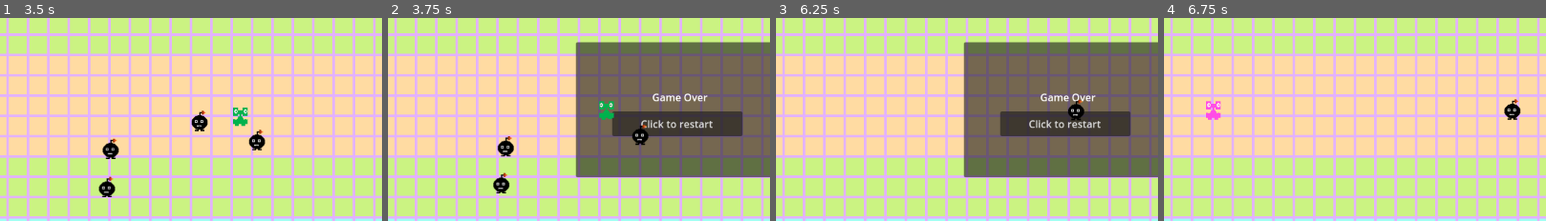
Above: before the commit, frames 1-4 (left to right).
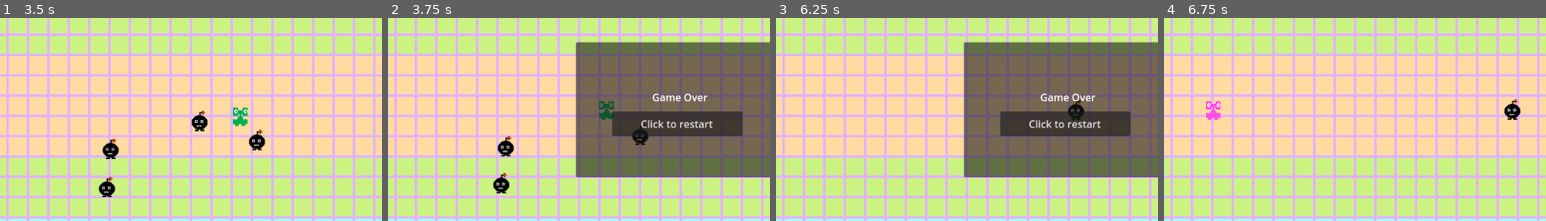
Above: after the commit, the same moments.

Repository: JaydenIvanovic/runrunrun
Game: Godot game, scene res://World.tscn
The game is run twice, just before and just after one commit, with the same random seed, the same clock (stepped at 60 frames per second) and the same inputs. The project has no main scene, so this scene is started directly.
Inputs:
- Up to frame 1 (3.5 s): hold D (move_right) 0.53-1.28 s; hold S (move_down) 1.28-2.03 s; hold D (move_right) 2.03-2.78 s; hold W (move_up) from 2.78 s (still down)
- Up to frame 2 (3.75 s): release W (move_up) at 3.53 s; hold A (move_left) from 3.53 s (still down)
- Up to frame 3 (6.25 s): release A (move_left) at 4.25 s; click "Click to restart" at 4.25 s; tap Enter at 5 s; hold A (move_left) 5.03-5.78 s; hold S (move_down) from 5.78 s (still down)
- Up to frame 4 (6.75 s): release S (move_down) at 6.5 s; click "Click to restart" at 6.5 s
The pictures show only the part of the screen within x 7-57%, y 21-71%; the shares and areas given below are measured in that part.

Frame 1 is identical in both runs. In frame 2, 0.3% of the frame differs, in the area x 55-68%, y 40-61%; in frame 3, less than 0.1%; in frame 4, nothing differs.

Commit message:
Fix sprites appearing above game over overlay

Diff:
--- a/World.tscn
+++ b/World.tscn
@@ -227,6 +227,40 @@
 offset_right = 79.0
 offset_bottom = 56.0
 
+[node name="Player" type="CharacterBody2D" parent="."]
+position = Vector2(161, 279)
+script = ExtResource("4")
+
+[node name="RandomEnvDamageTimer" type="Timer" parent="Player"]
+wait_time = 3.0
+one_shot = true
+autostart = true
+
+[node name="AnimationPlayer" type="AnimationPlayer" parent="Player"]
+root_node = NodePath("../Sprite")
+libraries = {
+"": SubResource("AnimationLibrary_yk5mr")
+}
+
+[node name="Sprite" type="Sprite2D" parent="Player"]
+material = SubResource("4")
+texture = ExtResource("3")
+hframes = 4
+
+[node name="CollisionShape2D" type="CollisionShape2D" parent="Player"]
+position = Vector2(0.5, 0.5)
+shape = SubResource("RectangleShape2D_21i4y")
+
+[node name="Enemy" parent="." node_paths=PackedStringArray("target") instance=ExtResource("7_3divo")]
+position = Vector2(639, 278)
+target = NodePath("../Player")
+
+[node name="EnemySpawner" type="Node" parent="."]
+script = ExtResource("8_gwggf")
+
+[node name="Timer" type="Timer" parent="EnemySpawner"]
+autostart = true
+
 [node name="GameOverMessage" type="Panel" parent="."]
 process_mode = 2
 visible = false
@@ -250,37 +284,3 @@
 offset_right = 262.0
 offset_bottom = 148.0
 text = "Click to restart"
-
-[node name="Player" type="CharacterBody2D" parent="."]
-position = Vector2(161, 279)
-script = ExtResource("4")
-
-[node name="RandomEnvDamageTimer" type="Timer" parent="Player"]
-wait_time = 3.0
-one_shot = true
-autostart = true
-
-[node name="AnimationPlayer" type="AnimationPlayer" parent="Player"]
-root_node = NodePath("../Sprite")
-libraries = {
-"": SubResource("AnimationLibrary_yk5mr")
-}
-
-[node name="Sprite" type="Sprite2D" parent="Player"]
-material = SubResource("4")
-texture = ExtResource("3")
-hframes = 4
-
-[node name="CollisionShape2D" type="CollisionShape2D" parent="Player"]
-position = Vector2(0.5, 0.5)
-shape = SubResource("RectangleShape2D_21i4y")
-
-[node name="Enemy" parent="." node_paths=PackedStringArray("target") instance=ExtResource("7_3divo")]
-position = Vector2(639, 278)
-target = NodePath("../Player")
-
-[node name="EnemySpawner" type="Node" parent="."]
-script = ExtResource("8_gwggf")
-
-[node name="Timer" type="Timer" parent="EnemySpawner"]
-autostart = true
